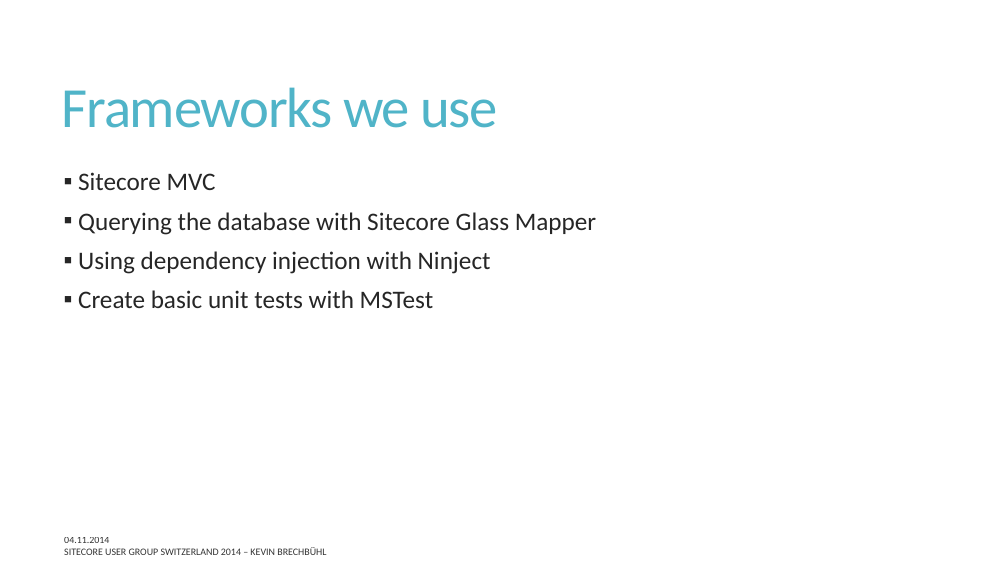
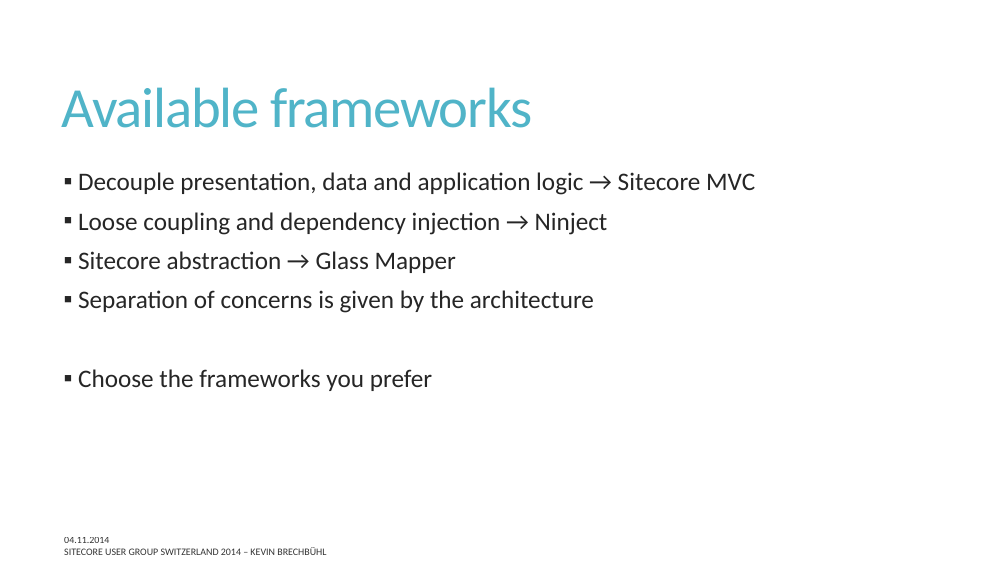
Before and after one commit to SUGCH/ThreeLayeredArchitectureWithSitecore, a slide deck: slide 8 of doc/ThreeLayeredArchitectureWithSitecore.pptx. Drawn at 1008x567 pixels with LibreOffice and Linux fonts; fonts in the diff are those of the drawing. Boxes give left, top, right and bottom in pixels: in the first picture for what was removed or moved away, otherwise in the second. Text is boxed around its words. In the diff, an @@ line names an element or a change of style, - is before the commit and + after.

```diff
--- a/doc/ThreeLayeredArchitectureWithSitecore.pptx
+++ b/doc/ThreeLayeredArchitectureWithSitecore.pptx
@@ title at box(62, 87, 532, 128): text changed @@
-Frameworks we use
+Available frameworks
@@ text at box(78, 172, 755, 391): text changed @@
-▪ Sitecore MVC
-▪ Querying the database with Sitecore Glass Mapper
-▪ Using dependency injection with Ninject
-▪ Create basic unit tests with MSTest
+▪ Decouple presentation, data and application logic → Sitecore MVC
+▪ Loose coupling and dependency injection → Ninject
+▪ Sitecore abstraction → Glass Mapper
+▪ Separation of concerns is given by the architecture
+▪ Choose the frameworks you prefer
```
Also in this commit, not shown: 8 other slides changed.
